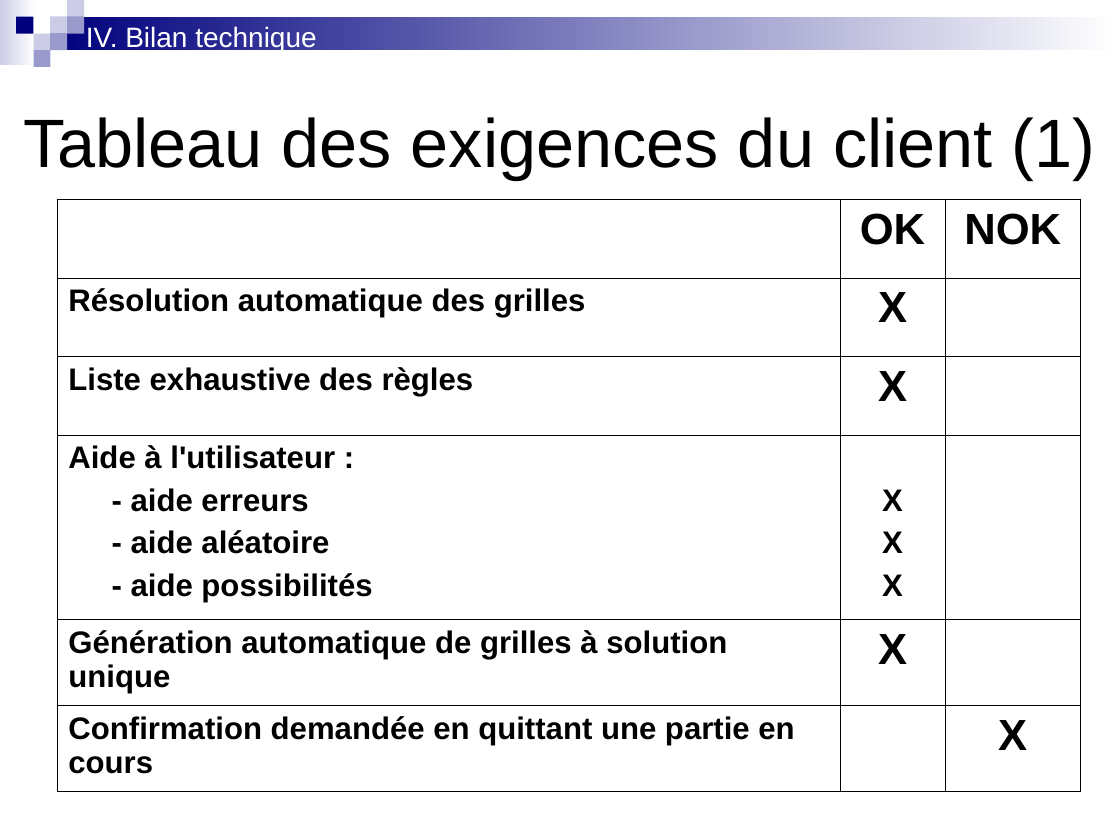
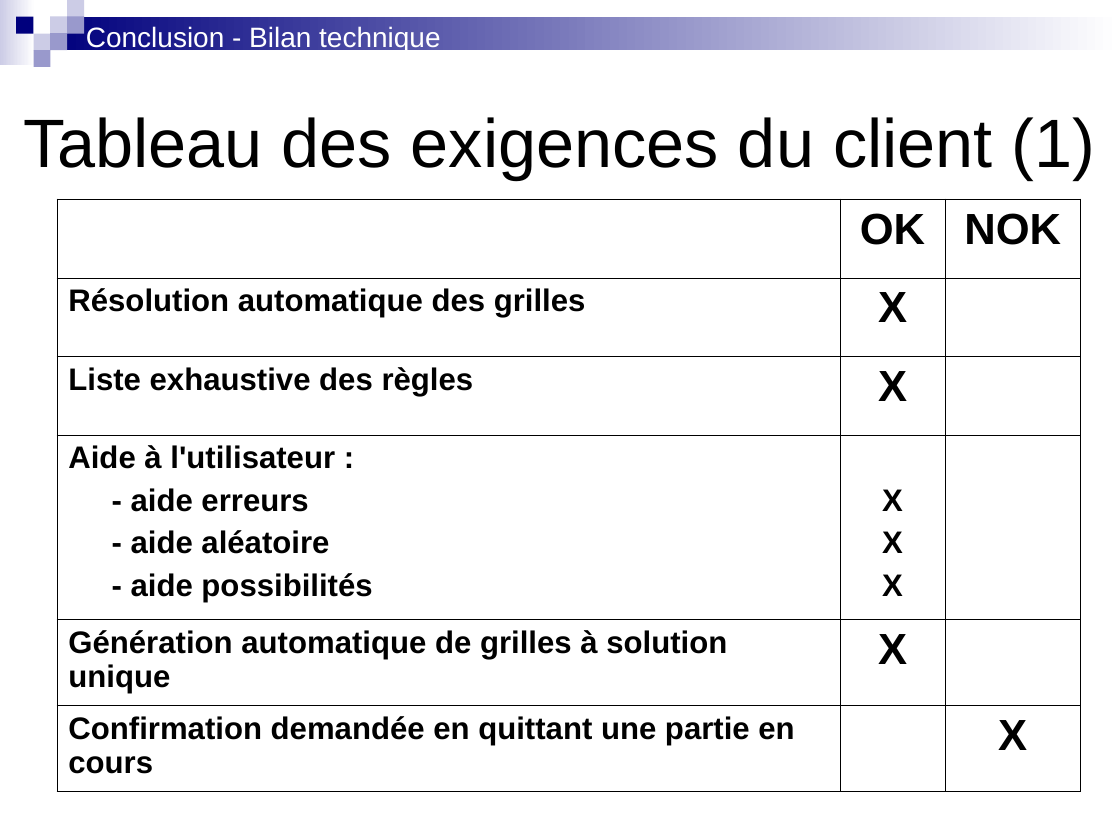
Before and after one commit to roulian/grillprojettuteure, a slide deck: slide 25 of documents/Soutenance 08-04-2010/Oral final.ppt (slide 23 before the commit). Drawn at 1120x840 pixels with LibreOffice and Linux fonts; fonts in the diff are those of the drawing; background and template pictures are left out. Boxes give left, top, right and bottom in pixels: in the first picture for what was removed or moved away, otherwise in the second. Text is boxed around its words. In the diff, an @@ line names an element or a change of style, - is before the commit and + after.

```diff
--- a/documents/Soutenance 08-04-2010/Oral final.ppt
+++ b/documents/Soutenance 08-04-2010/Oral final.ppt
@@ text at (86, 26, 440, 52): text changed @@
-IV. Bilan technique
+Conclusion - Bilan technique
```
Also in this commit, not shown: 16 other slides changed, 3 slides added, 1 slide removed.
